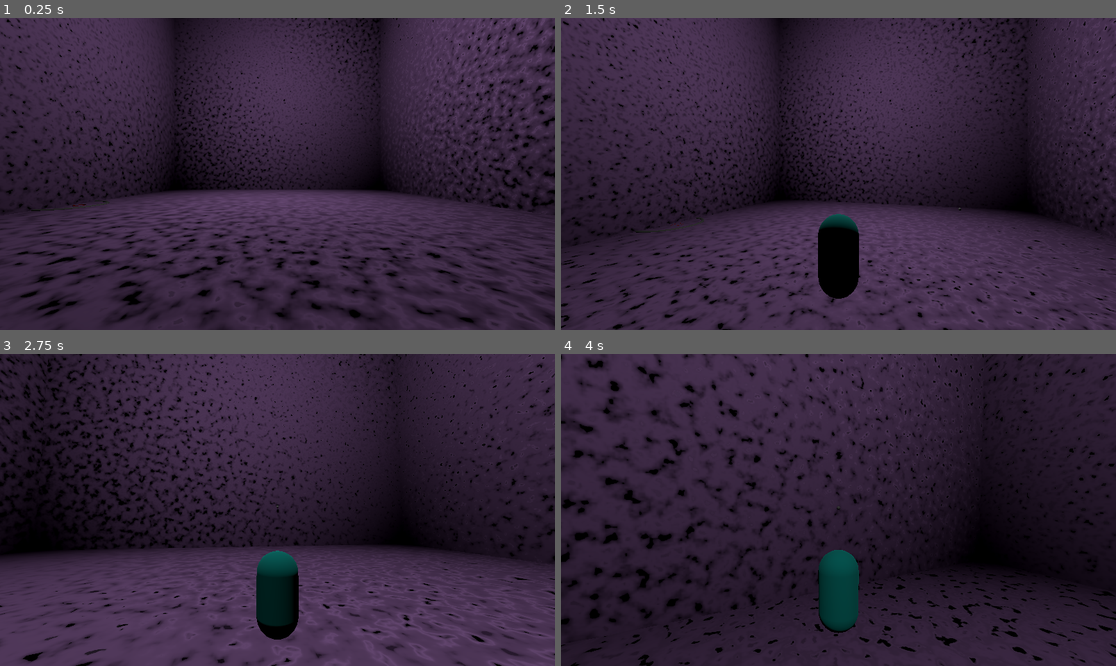
Above: before the commit, frames 1-4 (two rows, left to right).
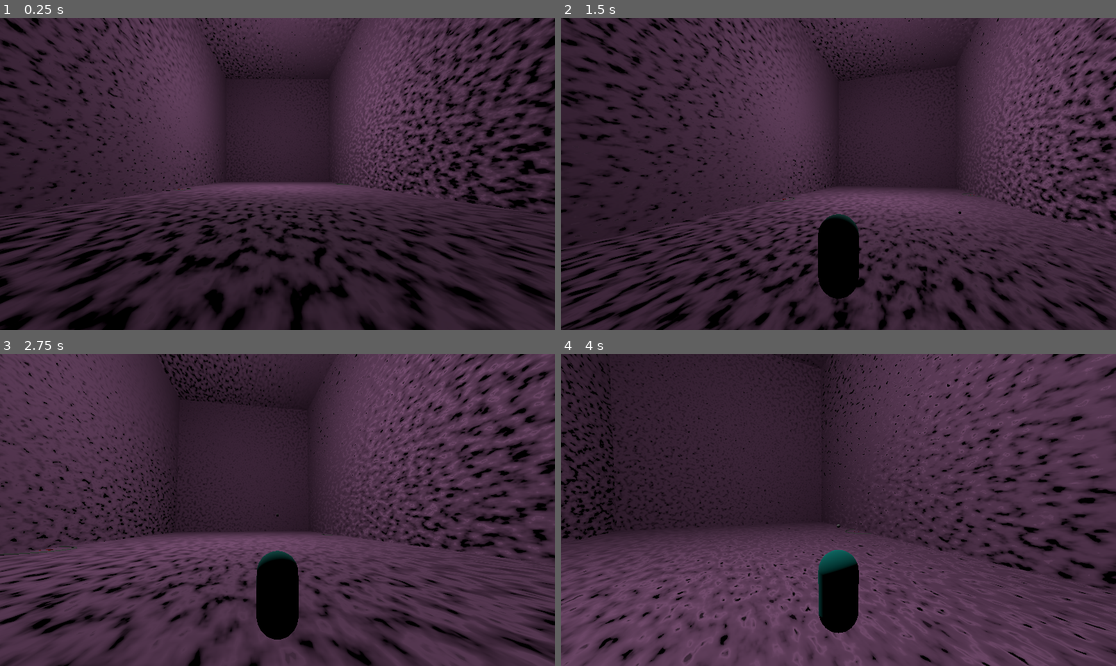
Above: after the commit, the same moments.

Repository: Flambrew/card-game
Game: Godot game, scene res://zcurrentfolder_rooms/game_scene.tscn
Two runs of this game, one before a commit and one after it. Both use one fixed random seed, a clock stepped at 60 frames per second and the inputs below.
Inputs (mouse positions are in pixels of both pictures, inside the frame that each line leads up to):
- Up to frame 1 (0.25 s): no input
- Up to frame 2 (1.5 s): tap Enter at 0.5 s; move the mouse to (866, 174) at 0.52 s; hold W (move_forward) from 0.53 s (still down); click (866, 174) at 0.6 s; tap Space (jump) at 0.77 s; move the mouse to (810, 174) at 1.27 s; tap E (interact) at 1.35 s
- Up to frame 3 (2.75 s): keep holding W (move_forward); tap Space (jump) at 1.52 s; move the mouse to (288, 503) at 2.02 s; click (288, 503) at 2.1 s
- Up to frame 4 (4 s): keep holding W (move_forward); move the mouse to (832, 516) at 2.77 s; tap E (interact) at 2.85 s; tap Space (jump) at 3.02, 3.77 s; move the mouse to (877, 513) at 3.52 s; click (877, 513) at 3.6 s

The runs differ from the first frame. In frame 1, 47% of the frame differs, in the area x 0-100%, y 0-100%; in frame 2, 49%; in frame 3, 60%; in frame 4, 69%.

Commit message:
room branching and culling finished

Diff:
--- a/zcurrentfolder_rooms/map_manager.gd
+++ b/zcurrentfolder_rooms/map_manager.gd
@@ -47,9 +47,8 @@
 	room.enter(exit_door.connection)
 
 	current = room
-	print("room_id: ", current.id, ", room: ", current)
-
-	# so theres some weird stuff with resetting backwards but otherwise this is workinnnnn!!!!!
+	cull_map_tree()
+	print("room_id: ", current.id, ", all_ids: ", all_rooms.map(func(x:Room): return x.id), "\n")
 
 func new_random_room() -> Room:
 	return room_list[randi_range(0, room_list.size() - 1)].instantiate()
@@ -60,15 +59,18 @@
 
 # TREE CULLING
 func cull_map_tree() -> void:
-	var tree_contents:Array[Room] = _map_tree_to_depth()
+	var tree_contents:Dictionary[int, Room] = _map_tree_to_depth()
 	for room in all_rooms:
-		if room not in tree_contents:
+		if room not in tree_contents.values():
 			all_rooms.erase(room)
 			room.cleanup()
 
-func _map_tree_to_depth(head:Room=current, depth:int=memory) -> Array[Room]:
-	if depth == 0: return [head]
-	var out:Array[Room]
-	for room in head.neighbors:
-		out.append_array(_map_tree_to_depth(room, depth - 1))
+func _map_tree_to_depth(head:Room=current, depth:int=memory) -> Dictionary[int, Room]:
+	if depth == 0: return {head.id: head}
+	var out:Dictionary[int, Room]
+	for door:Door in head.doors:
+		if door.connection:
+			for room in _map_tree_to_depth(door.connection.room, depth - 1).values():
+				out.get_or_add(room.id, room)
+	out.get_or_add(head.id, head)
 	return out
--- a/zcurrentfolder_rooms/rooms/SampleRoom1.tscn
+++ b/zcurrentfolder_rooms/rooms/SampleRoom1.tscn
@@ -5,28 +5,28 @@
 [ext_resource type="PackedScene" uid="uid://dhy3q6ll1270r" path="res://zcurrentfolder_rooms/door.tscn" id="3_w25jd"]
 
 [sub_resource type="BoxShape3D" id="BoxShape3D_xpjlf"]
-size = Vector3(40, 2, 40)
+size = Vector3(40, 2, 80)
 
 [sub_resource type="BoxShape3D" id="BoxShape3D_omclk"]
 size = Vector3(40, 40, 2)
 
 [sub_resource type="BoxShape3D" id="BoxShape3D_cy5xp"]
-size = Vector3(2, 40, 40)
+size = Vector3(2, 40, 80)
 
 [sub_resource type="BoxShape3D" id="BoxShape3D_rnuea"]
 size = Vector3(40, 40, 2)
 
 [sub_resource type="BoxShape3D" id="BoxShape3D_rw8we"]
-size = Vector3(2, 40, 40)
+size = Vector3(2, 40, 80)
 
 [sub_resource type="BoxShape3D" id="BoxShape3D_chdgm"]
-size = Vector3(40, 2, 40)
+size = Vector3(40, 2, 80)
 
 [sub_resource type="PlaneMesh" id="PlaneMesh_kmjin"]
 material = ExtResource("2_ddk4u")
 size = Vector2(40, 40)
 
-[node name="SampleRoom" type="StaticBody3D" node_paths=PackedStringArray("doors")]
+[node name="Room" type="StaticBody3D" node_paths=PackedStringArray("doors")]
 script = ExtResource("1_jo7p7")
 doors = [NodePath("Doors/Door_0"), NodePath("Doors/Door_1")]
 
@@ -35,7 +35,7 @@
 shape = SubResource("BoxShape3D_xpjlf")
 
 [node name="NorthWall" type="CollisionShape3D" parent="."]
-transform = Transform3D(1, 0, 0, 0, 1, 0, 0, 0, 1, 0, 20, -21)
+transform = Transform3D(1, 0, 0, 0, 1, 0, 0, 0, 1, 0, 20, -40.716)
 shape = SubResource("BoxShape3D_omclk")
 
 [node name="EastWall" type="CollisionShape3D" parent="."]
@@ -43,7 +43,7 @@
 shape = SubResource("BoxShape3D_cy5xp")
 
 [node name="SouthWall" type="CollisionShape3D" parent="."]
-transform = Transform3D(1, 0, 0, 0, 1, 0, 0, 0, 1, 0, 20, 21)
+transform = Transform3D(1, 0, 0, 0, 1, 0, 0, 0, 1, 0, 20, 41)
 shape = SubResource("BoxShape3D_rnuea")
 
 [node name="WestWall" type="CollisionShape3D" parent="."]
@@ -56,42 +56,46 @@
 
 [node name="DebugMeshParent" type="Node3D" parent="."]
 unique_name_in_owner = true
-visible = false
 
 [node name="Floor" type="MeshInstance3D" parent="DebugMeshParent"]
+transform = Transform3D(1, 0, 0, 0, 1, 0, 0, 0, 2, 0, 0, 0)
 mesh = SubResource("PlaneMesh_kmjin")
 
 [node name="NorthWall" type="MeshInstance3D" parent="DebugMeshParent"]
-transform = Transform3D(1, 0, 0, 0, -4.37114e-08, -1, 0, 1, -4.37114e-08, 0, 20, -20)
+transform = Transform3D(1, 0, 0, 0, -4.37114e-08, -1, 0, 1, -4.37114e-08, 0, 20, -40)
 mesh = SubResource("PlaneMesh_kmjin")
 
 [node name="EastWall" type="MeshInstance3D" parent="DebugMeshParent"]
-transform = Transform3D(-4.37114e-08, -1, 0, 1, -4.37114e-08, 0, 0, 0, 1, 20, 20, 0)
+transform = Transform3D(-4.37114e-08, -1, 0, 1, -4.37114e-08, 0, 0, 0, 2, 20, 20, 0)
 mesh = SubResource("PlaneMesh_kmjin")
 
 [node name="SouthWall" type="MeshInstance3D" parent="DebugMeshParent"]
-transform = Transform3D(1, 0, 0, 0, -4.37114e-08, 1, 0, -1, -4.37114e-08, 0, 20, 20)
+transform = Transform3D(1, 0, 0, 0, -4.37114e-08, 1, 0, -1, -4.37114e-08, 0, 20, 40)
 mesh = SubResource("PlaneMesh_kmjin")
 
 [node name="WestWall" type="MeshInstance3D" parent="DebugMeshParent"]
-transform = Transform3D(-4.37114e-08, 1, 0, -1, -4.37114e-08, 0, 0, 0, 1, -20, 20, 0)
+transform = Transform3D(-4.37114e-08, 1, 0, -1, -4.37114e-08, 0, 0, 0, 2, -20, 20, 0)
 mesh = SubResource("PlaneMesh_kmjin")
 
 [node name="Ceiling" type="MeshInstance3D" parent="DebugMeshParent"]
-transform = Transform3D(1, 0, 0, 0, -1, 8.74228e-08, 0, -8.74228e-08, -1, 0, 40, 0)
+transform = Transform3D(1, 0, 0, 0, -1, 3.01992e-07, 0, -1.50996e-07, -2, 0, 40, 0)
 mesh = SubResource("PlaneMesh_kmjin")
 
 [node name="Light" type="OmniLight3D" parent="."]
 transform = Transform3D(1, 0, 0, 0, 1, 0, 0, 0, 1, 0, 20, 0)
 light_energy = 5.0
-omni_range = 35.0
+omni_range = 70.0
 
 [node name="Doors" type="Node3D" parent="."]
 
 [node name="Door_0" parent="Doors" node_paths=PackedStringArray("room") instance=ExtResource("3_w25jd")]
-transform = Transform3D(1, 0, 0, 0, 1, 0, 0, 0, 1, 0, 0, 20)
+transform = Transform3D(1, 0, 0, 0, 1, 0, 0, 0, 1, 0, 0, 40)
 room = NodePath("../..")
 
 [node name="Door_1" parent="Doors" node_paths=PackedStringArray("room") instance=ExtResource("3_w25jd")]
-transform = Transform3D(-4.37114e-08, 0, -1, 0, 1, 0, 1, 0, -4.37114e-08, -20, 0, 0)
+transform = Transform3D(1.31134e-07, 0, 1, 0, 1, 0, -1, 0, 1.31134e-07, 20, 0, -20)
 room = NodePath("../..")
+
+[node name="Door_2" parent="Doors" node_paths=PackedStringArray("room") instance=ExtResource("3_w25jd")]
+transform = Transform3D(-2.18557e-07, 0, -1, 0, 1, 0, 1, 0, -2.18557e-07, -20, 0, 0)
+room = NodePath("../..")
